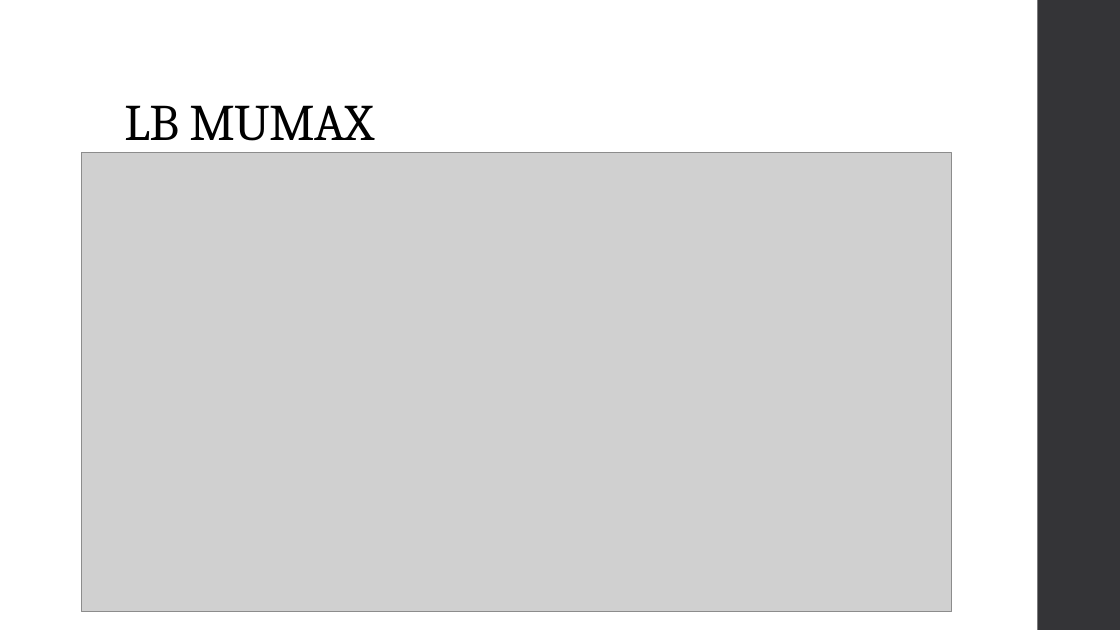
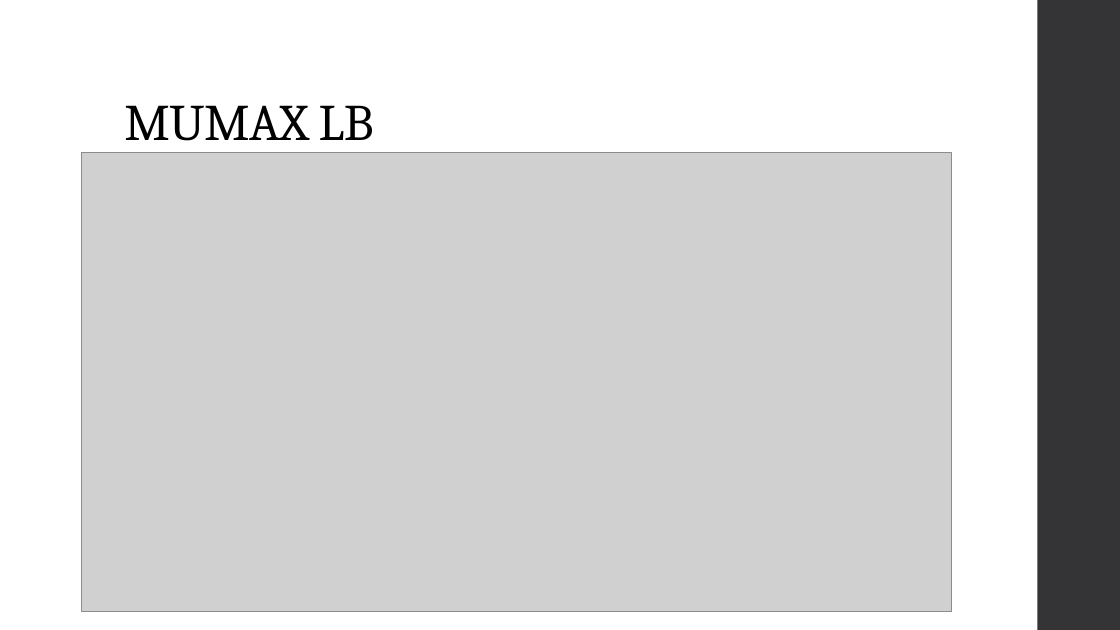
Before and after one commit to Ziqing-Liu/RIFRxT, a slide deck: slide 13 of Research Update.pptx (slide 14 before the commit). Drawn at 1120x630 pixels with LibreOffice and Linux fonts; fonts in the diff are those of the drawing; grey boxes stand for pictures. Boxes give left, top, right and bottom in pixels: in the first picture for what was removed or moved away, otherwise in the second. Text is boxed around its words. In the diff, an @@ line names an element or a change of style, - is before the commit and + after.

```diff
--- a/Research Update.pptx
+++ b/Research Update.pptx
@@ title at (124, 105, 374, 141): text changed @@
-LB MUMAX
+MUMAX LB
```
Also in this commit, not shown: 3 other slides changed, 4 slides added, 1 slide removed, 3 other files.
